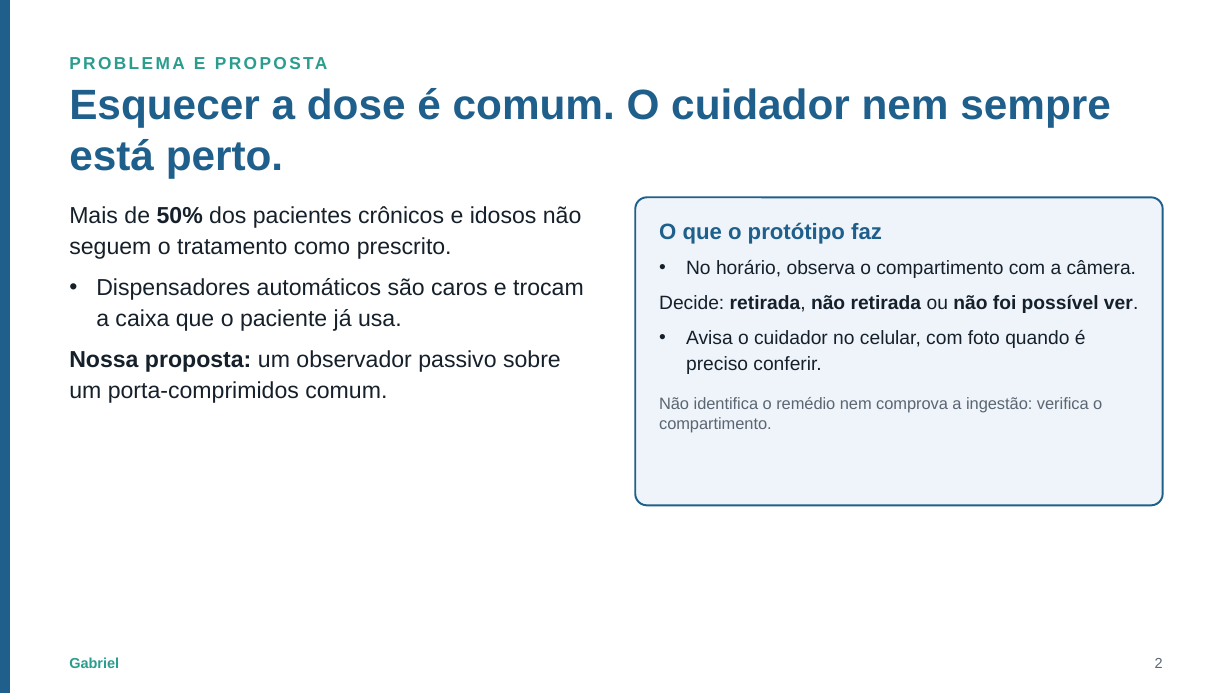
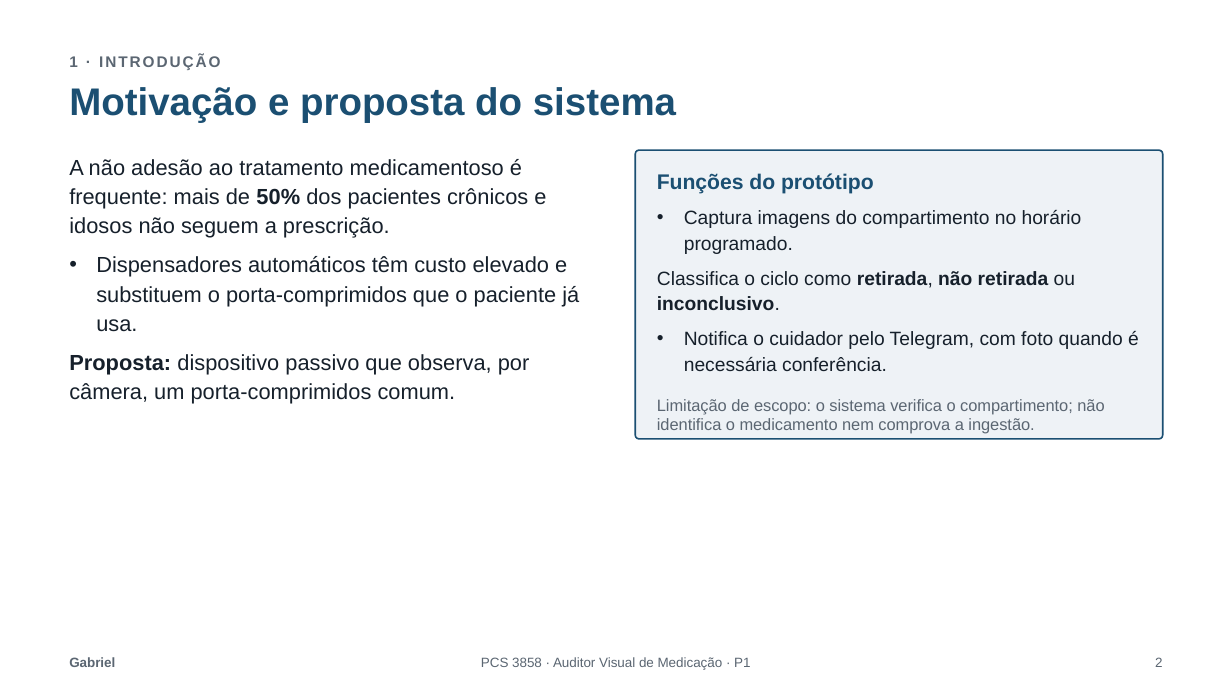
Before and after one commit to MurakamiHenrique/auditor-de-medicacao, a slide deck: slide 2 of Entrega-P1/Apresentacao_P1.pptx. Drawn at 1232x693 pixels with LibreOffice and Linux fonts; fonts in the diff are those of the drawing. Boxes give left, top, right and bottom in pixels: in the first picture for what was removed or moved away, otherwise in the second. Text is boxed around its words. In the diff, an @@ line names an element or a change of style, - is before the commit and + after.

```diff
--- a/Entrega-P1/Apresentacao_P1.pptx
+++ b/Entrega-P1/Apresentacao_P1.pptx
@@ rectangle removed at (x1=0, y1=0, x2=9, y2=693) @@
@@ text at (x1=69, y1=54, x2=220, y2=70): text changed; size 13.5 to 12 pt; text colour #2A9D8F to #5B6672 @@
-PROBLEMA E PROPOSTA
+1 · INTRODUÇÃO
@@ title at (x1=69, y1=87, x2=676, y2=123): text changed; size 33 to 30 pt; text colour #1F5F8B to #1B4F72 @@
-Esquecer a dose é comum. O cuidador nem sempre está perto.
+Motivação e proposta do sistema
@@ text at (x1=69, y1=159, x2=579, y2=404): text changed; size 18 to 17 pt @@
-• Mais de 50% dos pacientes crônicos e idosos não seguem o tratamento como prescrito.
-• Dispensadores automáticos são caros e trocam a caixa que o paciente já usa.
-• Nossa proposta: um observador passivo sobre um porta-comprimidos comum.
+• A não adesão ao tratamento medicamentoso é frequente: mais de 50% dos pacientes crônicos e idosos não seguem a prescrição.
+• Dispensadores automáticos têm custo elevado e substituem o porta-comprimidos que o paciente já usa.
+• Proposta: dispositivo passivo que observa, por câmera, um porta-comprimidos comum.
@@ rounded rectangle "Funções do protótipo" resized from (x1=636, y1=198, x2=1164, y2=506) to (x1=636, y1=150, x2=1164, y2=438) @@
@@ rounded rectangle "Funções do protótipo" at (x1=636, y1=150, x2=1164, y2=438): fill #EEF4F9 to #EEF2F6; outline #1F5F8B 1.5 pt to #1B4F72 1.25 pt; proportions changed @@
@@ text in rounded rectangle at (x1=657, y1=173, x2=1139, y2=434): text changed @@
-O que o protótipo faz
-• No horário, observa o compartimento com a câmera.
-• Decide: retirada, não retirada ou não foi possível ver.
-• Avisa o cuidador no celular, com foto quando é preciso conferir.
-Não identifica o remédio nem comprova a ingestão: verifica o compartimento.
+Funções do protótipo
+• Captura imagens do compartimento no horário programado.
+• Classifica o ciclo como retirada, não retirada ou inconclusivo.
+• Notifica o cuidador pelo Telegram, com foto quando é necessária conferência.
+Limitação de escopo: o sistema verifica o compartimento; não identifica o medicamento nem comprova a ingestão.
@@ text "Gabriel" at (x1=69, y1=657, x2=115, y2=667): size 11.2 to 10.5 pt, text colour #2A9D8F to #5B6672 @@
@@ text added at (x1=481, y1=657, x2=750, y2=670), 10.5 pt, text #5B6672 @@
+PCS 3858 · Auditor Visual de Medicação · P1
```
Also in this commit, not shown: 11 other slides changed.
